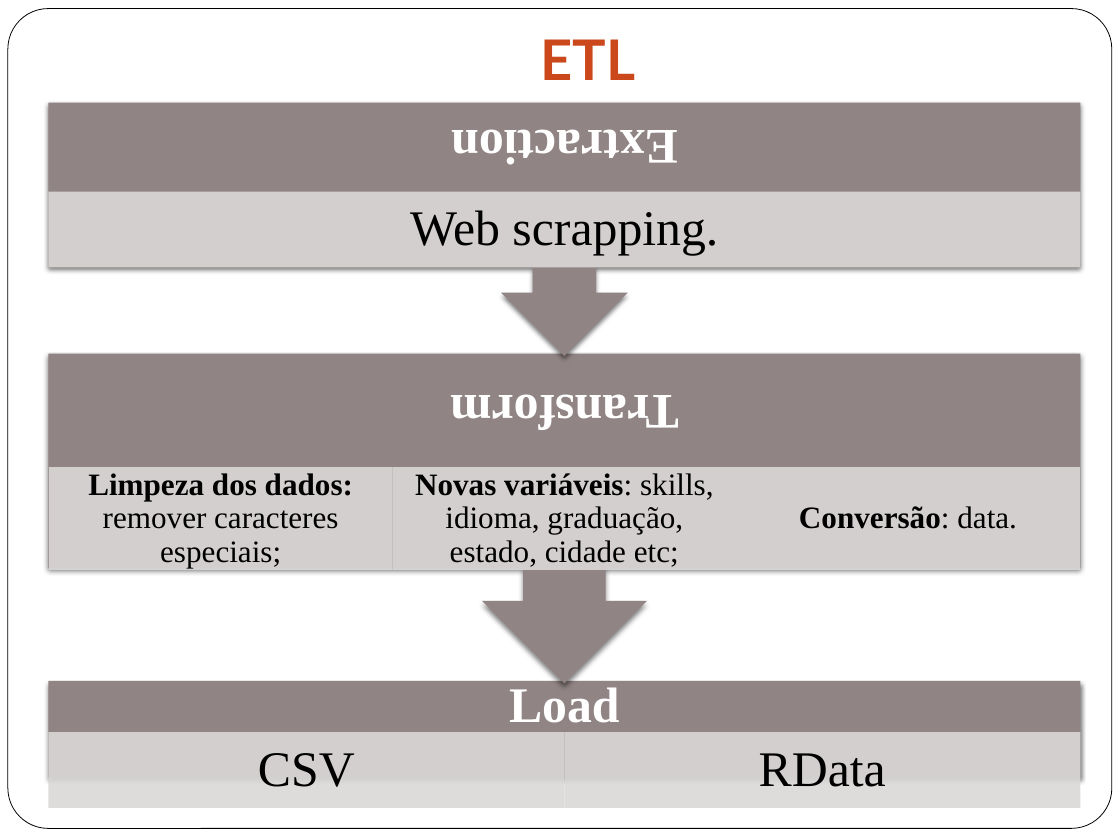
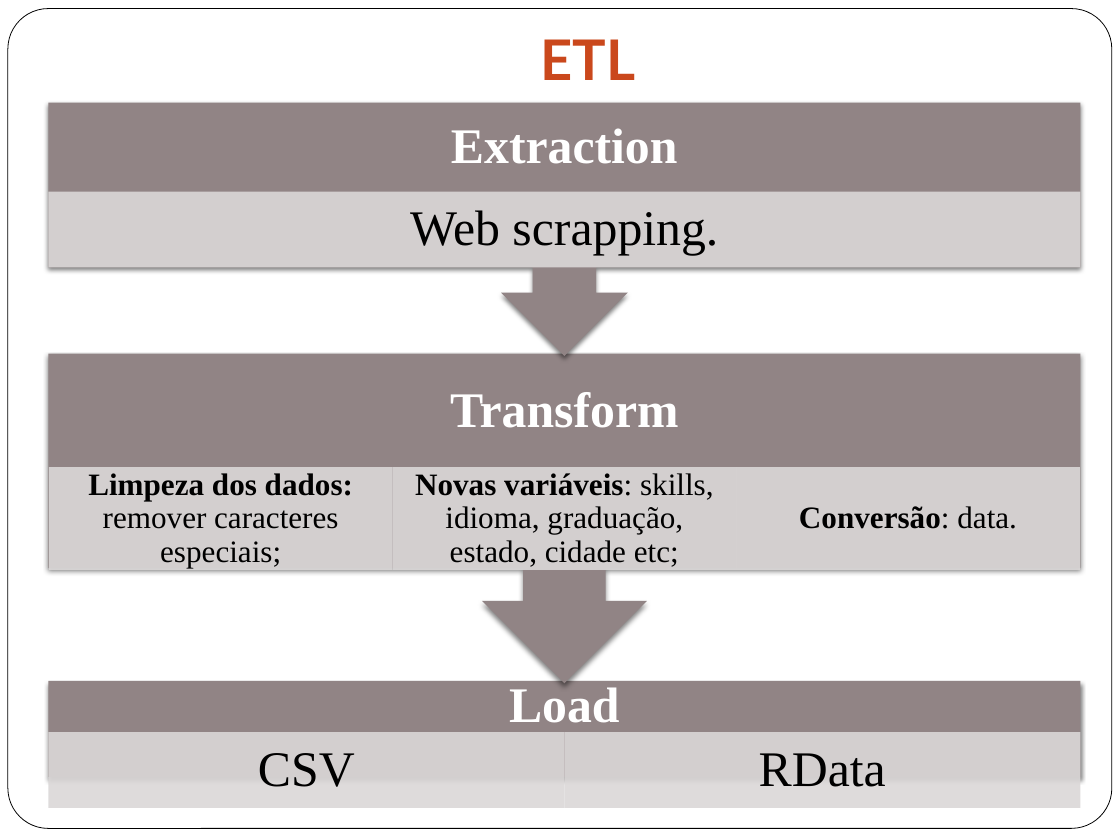
Before and after one commit to gabriellimagomes15/dsa, a slide deck: slide 17 of Apresentacao.pptx. Drawn at 1120x840 pixels with LibreOffice and Linux fonts; fonts in the diff are those of the drawing. Boxes give left, top, right and bottom in pixels: in the first picture for what was removed or moved away, otherwise in the second. Text is boxed around its words. In the diff, an @@ line names an element or a change of style, - is before the commit and + after.

```diff
--- a/Apresentacao.pptx
+++ b/Apresentacao.pptx
@@ text "Extraction" at (x1=451, y1=128, x2=678, y2=164): rotation 180 to 0 degrees @@
@@ text "Transform" at (x1=450, y1=392, x2=679, y2=428): rotation 180 to 0 degrees @@
```
Also in this commit, not shown: 6 other slides changed, 3 slides added, 1 slide removed, 2 other files.
